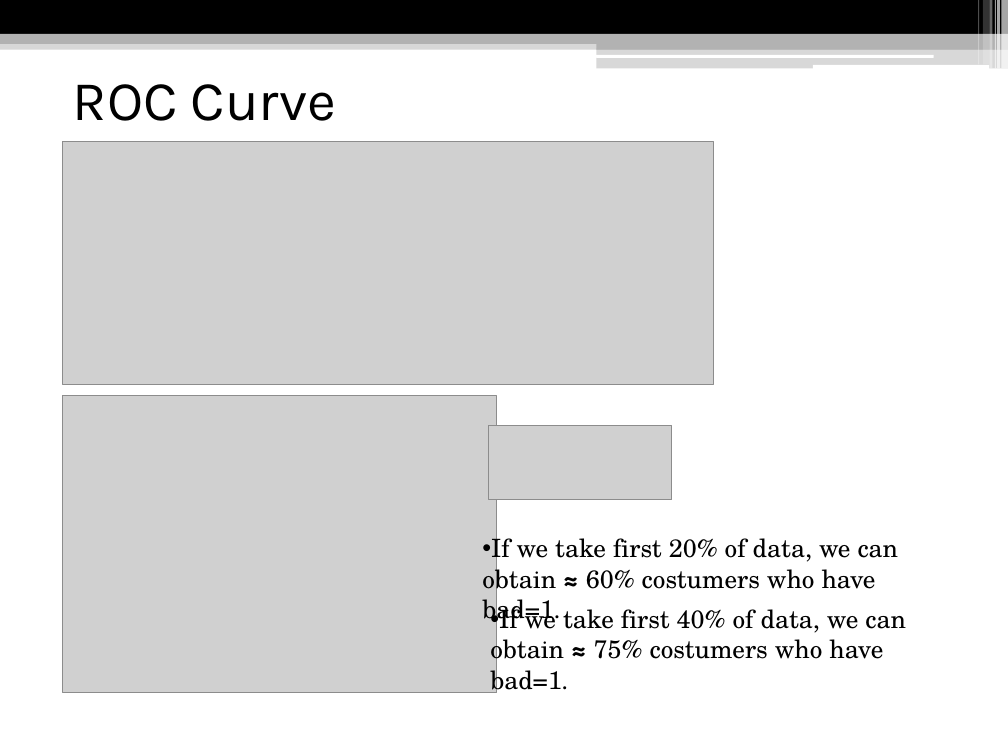
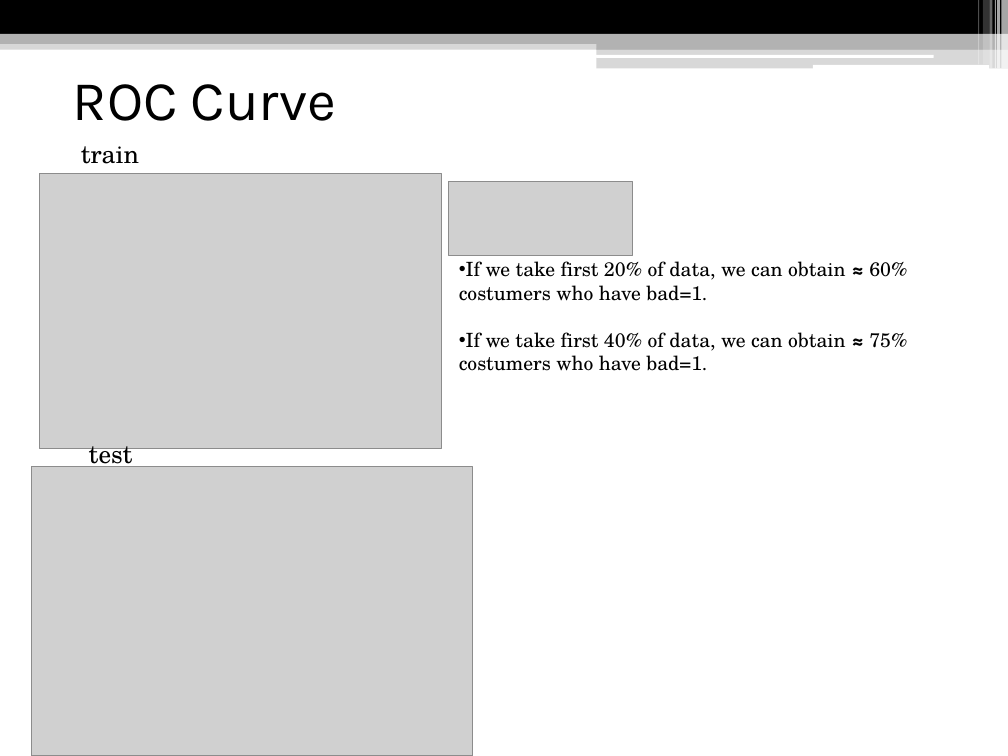
Before and after one commit to Kodluyoruz-Ankara-Veri-Bilimi/assignment_Beyza, a slide deck: slide 9 of homework3/Logistic Regression.pptx. Drawn at 1008x756 pixels with LibreOffice and Linux fonts; fonts in the diff are those of the drawing; grey boxes stand for pictures. Boxes give left, top, right and bottom in pixels: in the first picture for what was removed or moved away, otherwise in the second. Text is boxed around its words. In the diff, an @@ line names an element or a change of style, - is before the commit and + after.

```diff
--- a/homework3/Logistic Regression.pptx
+++ b/homework3/Logistic Regression.pptx
@@ picture removed at [62, 142, 714, 385] @@
@@ text added at [81, 146, 139, 164], 18 pt, text #000000 @@
+train
@@ picture: place and size @@
-picture at [62, 396, 496, 694]
+picture at [39, 173, 442, 449]
@@ picture: place and size @@
-picture at [488, 425, 671, 500]
+picture at [449, 181, 632, 256]
@@ text "If we take first 20% ...": place and size @@
-text "If we take first 20% ..." at [482, 532, 899, 626]
+text "If we take first 20% ..." at [459, 261, 907, 301]
@@ text "If we take first 20% ..." at [459, 261, 907, 301]: size 18 to 14 pt @@
@@ text "If we take first 40% ..." at [459, 332, 907, 371]: size 18 to 14 pt @@
@@ text "If we take first 40% ...": place and size @@
-text "If we take first 40% ..." at [490, 603, 906, 693]
+text "If we take first 40% ..." at [459, 332, 907, 371]
@@ text added at [89, 446, 133, 467], 18 pt, text #000000 @@
+test
@@ picture added at [31, 466, 473, 756] @@
```
Also in this commit, not shown: 2 other slides changed, 2 slides added, 2 slides removed.
